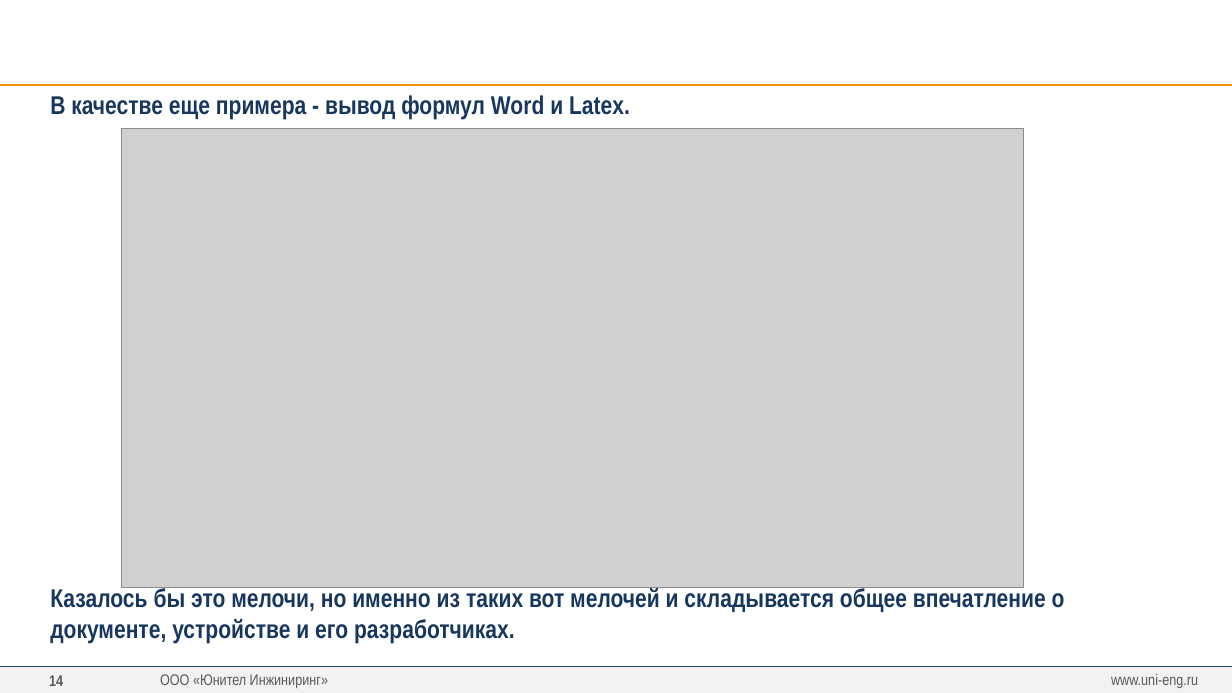
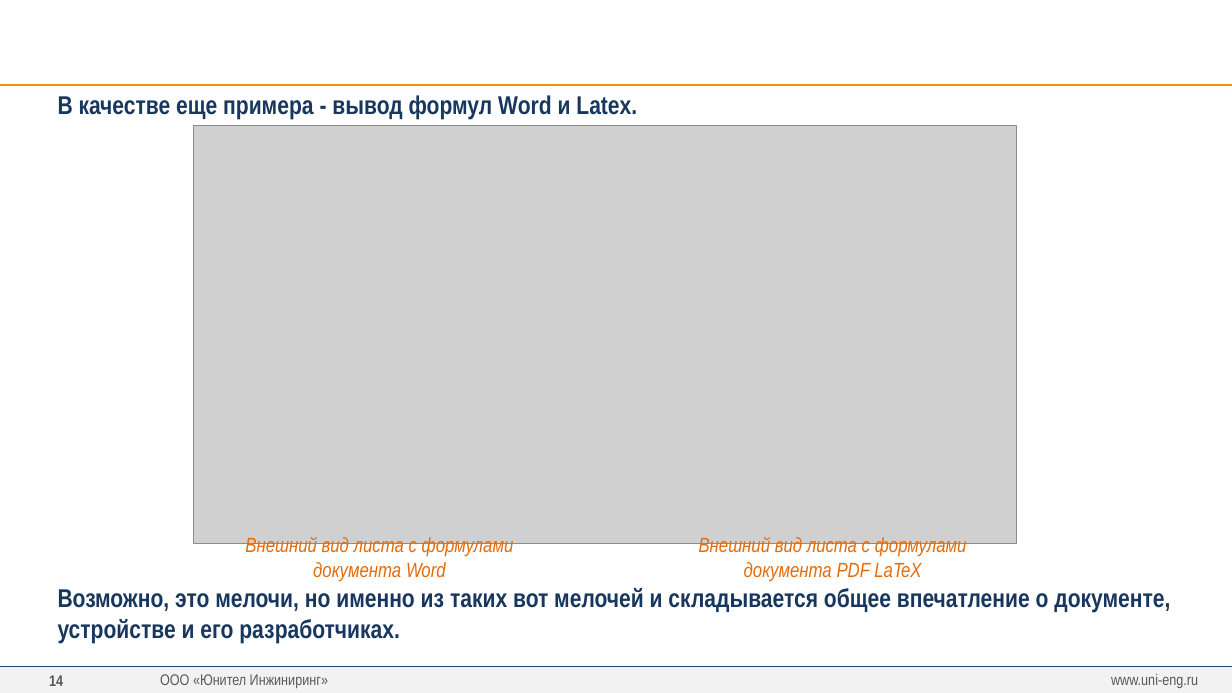
Before and after one commit to greglu1976/ProjectOmni, a slide deck: slide 14 of Презентация/Презентация v3.pptx. Drawn at 1232x693 pixels with LibreOffice and Linux fonts; fonts in the diff are those of the drawing; grey boxes stand for pictures; background and template pictures are left out. Boxes give left, top, right and bottom in pixels: in the first picture for what was removed or moved away, otherwise in the second. Text is boxed around its words. In the diff, an @@ line names an element or a change of style, - is before the commit and + after.

```diff
--- a/Презентация/Презентация v3.pptx
+++ b/Презентация/Презентация v3.pptx
@@ picture resized from (x1=121, y1=128, x2=1023, y2=588) to (x1=194, y1=126, x2=1017, y2=544) @@
@@ text added at (x1=245, y1=537, x2=514, y2=581), 16 pt, text #E46C0A, italic @@
+Внешний вид листа с формулами документа Word
@@ text added at (x1=699, y1=537, x2=967, y2=581), 16 pt, text #E46C0A, italic @@
+Внешний вид листа с формулами документа PDF LaTeX
@@ text at (x1=58, y1=588, x2=1170, y2=644): text changed @@
-Казалось бы это мелочи, но именно из таких вот мелочей и складывается общее впечатление о документе, устройстве и его разработчиках.
+Возможно, это мелочи, но именно из таких вот мелочей и складывается общее впечатление о документе, устройстве и его разработчиках.
```
Also in this commit, not shown: 6 other slides changed, 1 slide removed, 18 other files.
